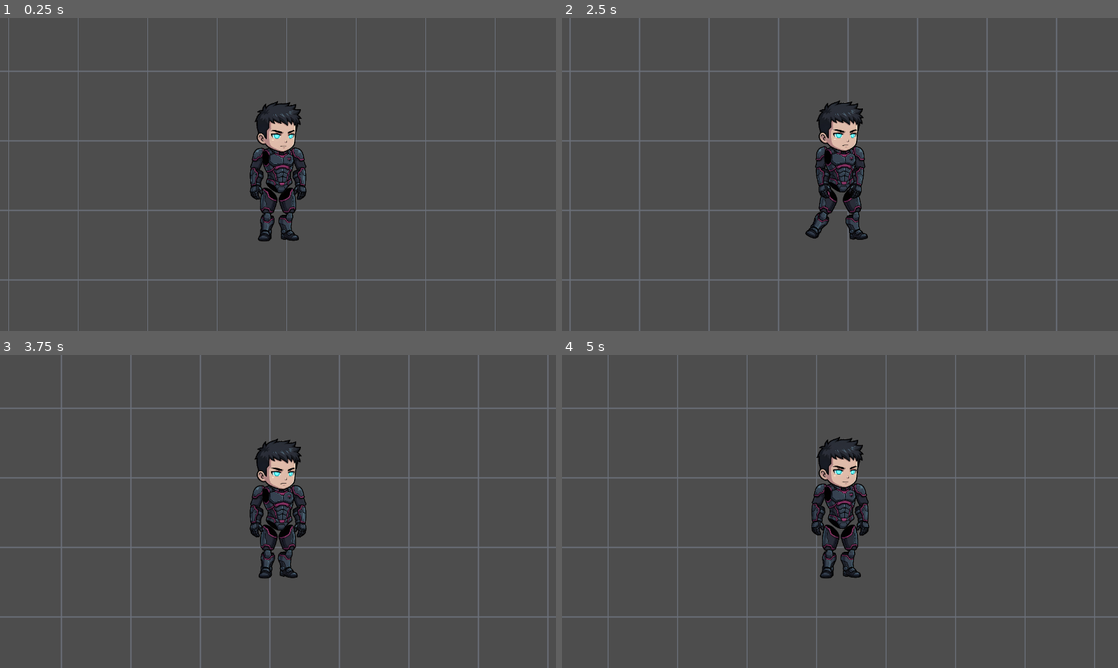
Above: before the commit, frames 1-4 (two rows, left to right).
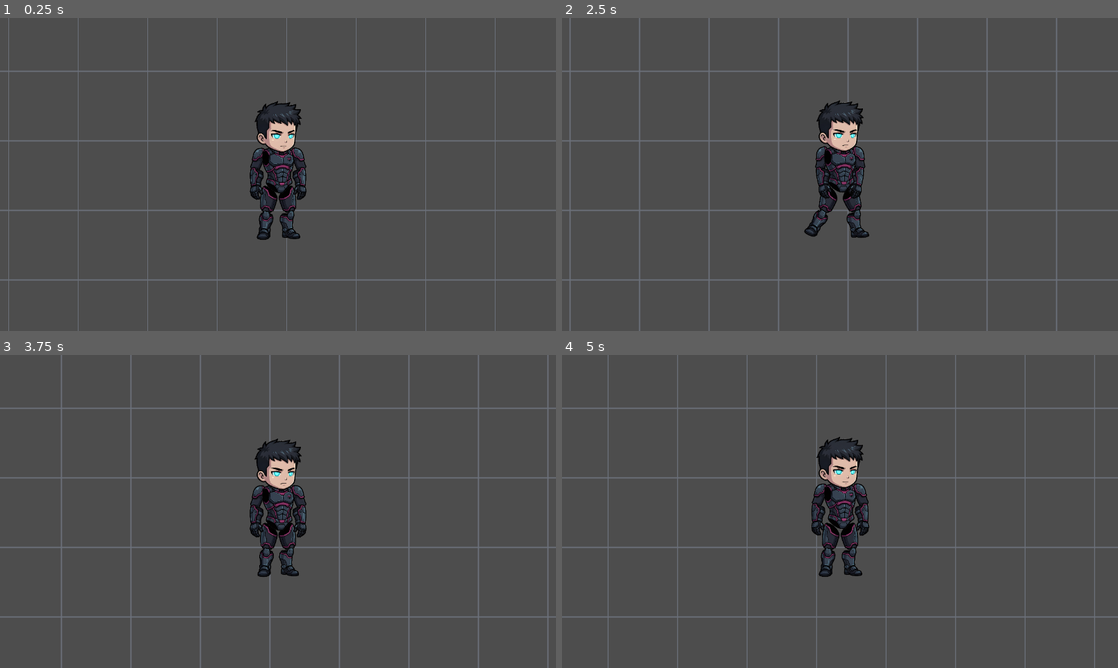
Above: after the commit, the same moments.

Repository: Poolchaos/vesper-reach-godot
Game: Godot game, scene res://scenes/test_scene.tscn
The game is run twice, just before and just after one commit, with the same random seed, the same clock (stepped at 60 frames per second) and the same inputs.
Inputs (mouse positions are in pixels of both pictures, inside the frame that each line leads up to):
- Up to frame 1 (0.25 s): no input
- Up to frame 2 (2.5 s): tap Enter at 0.5 s; move the mouse to (962, 158) at 0.52 s; hold D (move_right) 0.53-1.25 s; hold Shift 0.53-1.25 s; click (962, 158) at 0.67 s; drag from (728, 190) to (812, 237) at 1.27 s; move the mouse to (895, 105) at 2.02 s; hold D (move_right) from 2.03 s (still down); tap Ctrl at 2.1 s
- Up to frame 3 (3.75 s): release D (move_right) at 2.75 s; drag from (250, 574) to (111, 464) at 2.77 s; move the mouse to (444, 558) at 3.52 s; hold A (move_left) from 3.53 s (still down); tap Alt at 3.6 s
- Up to frame 4 (5 s): release A (move_left) at 4.25 s; drag from (673, 464) to (756, 433) at 4.27 s

The runs differ from the first frame. In frame 1, 0.5% of the frame differs, in the area x 46-54%, y 53-72%; in frame 2, 0.5%; in frame 3, 0.5%; in frame 4, 0.5%.

Commit message:
tune(m2): raise legs further + widen feet (round 2)

Diff:
--- a/game/scenes/character_rig.tscn
+++ b/game/scenes/character_rig.tscn
@@ -290,58 +290,58 @@
 &"walk": SubResource("Animation_ospmc")
 }
 
-[node name="CharacterRig" type="Node2D" unique_id=1992873147]
+[node name="CharacterRig" type="Node2D" unique_id=924889782]
 scale = Vector2(0.14, 0.14)
 script = ExtResource("1_ggvnm")
 
-[node name="ThighLeft" type="Sprite2D" parent="." unique_id=1149092201]
-position = Vector2(-61, -383)
+[node name="ThighLeft" type="Sprite2D" parent="." unique_id=663169957]
+position = Vector2(-61, -394)
 texture = ExtResource("2_8ahhj")
 offset = Vector2(0, 94)
 
-[node name="ShinLeft" type="Sprite2D" parent="ThighLeft" unique_id=1577684084]
-position = Vector2(-16, 162)
+[node name="ShinLeft" type="Sprite2D" parent="ThighLeft" unique_id=221090564]
+position = Vector2(-24, 162)
 texture = ExtResource("3_m6q61")
 offset = Vector2(0, 100)
 
-[node name="ThighRight" type="Sprite2D" parent="." unique_id=466043084]
-position = Vector2(62, -383)
+[node name="ThighRight" type="Sprite2D" parent="." unique_id=1951077767]
+position = Vector2(62, -394)
 texture = ExtResource("4_c1uqr")
 offset = Vector2(0, 93)
 
-[node name="ShinRight" type="Sprite2D" parent="ThighRight" unique_id=1101768569]
-position = Vector2(8, 160)
+[node name="ShinRight" type="Sprite2D" parent="ThighRight" unique_id=324713226]
+position = Vector2(16, 160)
 texture = ExtResource("5_1l3yo")
 offset = Vector2(0, 99)
 
-[node name="UpperArmLeft" type="Sprite2D" parent="." unique_id=1264969049]
+[node name="UpperArmLeft" type="Sprite2D" parent="." unique_id=1511401610]
 position = Vector2(-132, -641)
 texture = ExtResource("6_p7ucn")
 offset = Vector2(0, 80)
 
-[node name="ForearmLeft" type="Sprite2D" parent="UpperArmLeft" unique_id=1937817257]
+[node name="ForearmLeft" type="Sprite2D" parent="UpperArmLeft" unique_id=716767994]
 position = Vector2(-6, 126)
 texture = ExtResource("7_boeah")
 offset = Vector2(0, 113)
 
-[node name="UpperArmRight" type="Sprite2D" parent="." unique_id=310262878]
+[node name="UpperArmRight" type="Sprite2D" parent="." unique_id=1814600870]
 position = Vector2(133, -641)
 texture = ExtResource("8_fvh67")
 offset = Vector2(0, 80)
 
-[node name="ForearmRight" type="Sprite2D" parent="UpperArmRight" unique_id=1607162769]
+[node name="ForearmRight" type="Sprite2D" parent="UpperArmRight" unique_id=1858798235]
 position = Vector2(5, 126)
 texture = ExtResource("9_3nxt1")
 offset = Vector2(0, 113)
 
-[node name="Torso" type="Sprite2D" parent="." unique_id=1081951259]
+[node name="Torso" type="Sprite2D" parent="." unique_id=758120484]
 position = Vector2(0, -502)
 texture = ExtResource("10_iuy35")
 
-[node name="Head" type="Sprite2D" parent="." unique_id=1928956507]
+[node name="Head" type="Sprite2D" parent="." unique_id=1106271036]
 position = Vector2(0, -601)
 texture = ExtResource("11_u8060")
 offset = Vector2(0, -173)
 
-[node name="AnimationPlayer" type="AnimationPlayer" parent="." unique_id=266593129]
+[node name="AnimationPlayer" type="AnimationPlayer" parent="." unique_id=55840040]
 libraries/ = SubResource("AnimationLibrary_0leuh")
--- a/game/scenes/player.tscn
+++ b/game/scenes/player.tscn
@@ -7,17 +7,17 @@
 [sub_resource type="RectangleShape2D" id="RectangleShape2D_tuyoq"]
 size = Vector2(40, 100)
 
-[node name="Player" type="CharacterBody2D" unique_id=299521989]
+[node name="Player" type="CharacterBody2D" unique_id=961273235]
 script = ExtResource("1_qhqgy")
 
-[node name="CollisionShape2D" type="CollisionShape2D" parent="." unique_id=652978495]
+[node name="CollisionShape2D" type="CollisionShape2D" parent="." unique_id=1757558390]
 position = Vector2(0, -50)
 shape = SubResource("RectangleShape2D_tuyoq")
 
-[node name="Visual" type="Node2D" parent="." unique_id=1992873147 instance=ExtResource("2_dqkch")]
+[node name="Visual" type="Node2D" parent="." unique_id=924889782 instance=ExtResource("2_dqkch")]
 scale = Vector2(0.14, 0.14)
 script = ExtResource("3_qlg0r")
 
-[node name="Camera2D" type="Camera2D" parent="." unique_id=637791951]
+[node name="Camera2D" type="Camera2D" parent="." unique_id=800681563]
 position = Vector2(0, -65)
 zoom = Vector2(2.5, 2.5)
